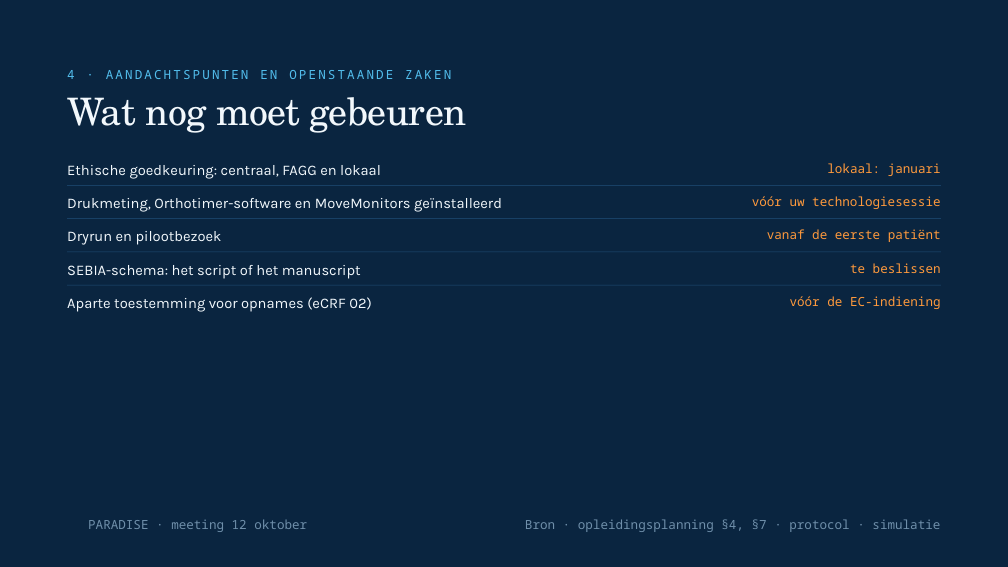
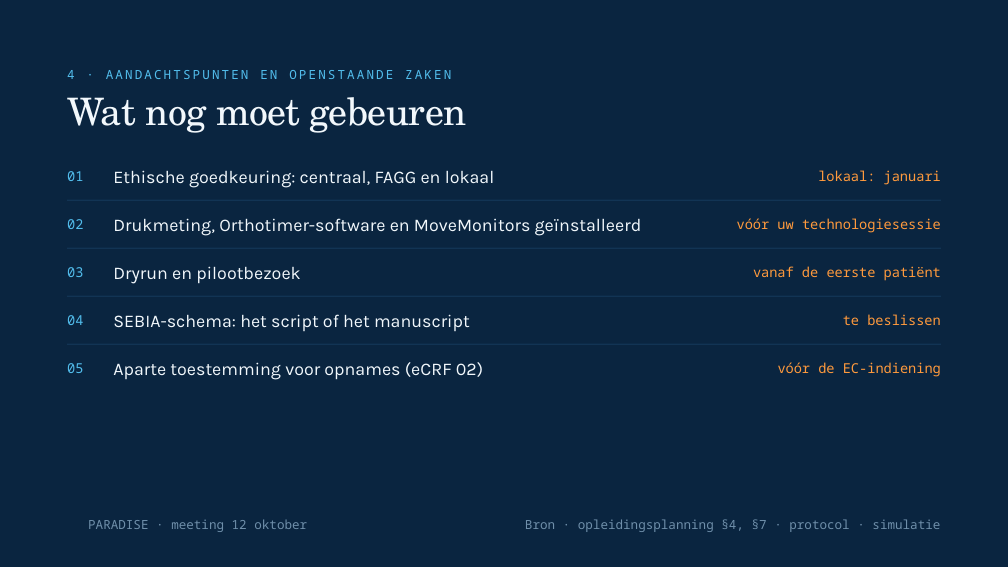
Before and after one commit to Dellfs/paradise-project, a slide deck: slide 16 of PARADISE_presentatie/webdecks/PARADISE_voetklinieken_12okt.pptx. Drawn at 1008x567 pixels with LibreOffice and Linux fonts; fonts in the diff are those of the drawing; background and template pictures are left out. Boxes give left, top, right and bottom in pixels: in the first picture for what was removed or moved away, otherwise in the second. Text is boxed around its words. In the diff, an @@ line names an element or a change of style, - is before the commit and + after.

```diff
--- a/PARADISE_presentatie/webdecks/PARADISE_voetklinieken_12okt.pptx
+++ b/PARADISE_presentatie/webdecks/PARADISE_voetklinieken_12okt.pptx
@@ text added at bbox=[67, 171, 83, 181], 13 pt, text #52BDEC @@
+01
@@ text "Ethische goedkeuring: centraal, FAGG en ...": place and size @@
-text "Ethische goedkeuring: centraal, FAGG en ..." at bbox=[67, 165, 381, 179]
+text "Ethische goedkeuring: centraal, FAGG en ..." at bbox=[113, 170, 495, 188]
@@ text "lokaal: januari": place and size @@
-text "lokaal: januari" at bbox=[827, 163, 941, 176]
+text "lokaal: januari" at bbox=[818, 170, 941, 185]
@@ rectangle: place and size @@
-rectangle at bbox=[67, 185, 941, 186]
+rectangle at bbox=[67, 200, 941, 200]
@@ text added at bbox=[67, 219, 83, 229], 13 pt, text #52BDEC @@
+02
@@ text "Drukmeting, Orthotimer-software en MoveMonitors geïnstalleer ...": place and size @@
-text "Drukmeting, Orthotimer-software en MoveMonitors geïnstalleer ..." at bbox=[67, 198, 502, 212]
+text "Drukmeting, Orthotimer-software en MoveMonitors geïnstalleer ..." at bbox=[113, 218, 642, 236]
@@ text "vóór uw technologiesessie": place and size @@
-text "vóór uw technologiesessie" at bbox=[752, 196, 940, 209]
+text "vóór uw technologiesessie" at bbox=[737, 218, 941, 233]
@@ rectangle: place and size @@
-rectangle at bbox=[67, 252, 941, 253]
+rectangle at bbox=[67, 248, 941, 249]
@@ text added at bbox=[67, 267, 83, 277], 13 pt, text #52BDEC @@
+03
@@ text "Dryrun en pilootbezoek": place and size @@
-text "Dryrun en pilootbezoek" at bbox=[67, 231, 222, 245]
+text "Dryrun en pilootbezoek" at bbox=[113, 266, 300, 284]
@@ text "vanaf de eerste patiënt": place and size @@
-text "vanaf de eerste patiënt" at bbox=[767, 229, 941, 242]
+text "vanaf de eerste patiënt" at bbox=[753, 266, 941, 281]
@@ rectangle: place and size @@
-rectangle at bbox=[67, 285, 941, 286]
+rectangle at bbox=[67, 296, 941, 296]
@@ text added at bbox=[67, 315, 83, 325], 13 pt, text #52BDEC @@
+04
@@ text "SEBIA-schema: het script of het ...": place and size @@
-text "SEBIA-schema: het script of het ..." at bbox=[67, 265, 361, 279]
+text "SEBIA-schema: het script of het ..." at bbox=[113, 314, 470, 331]
@@ text "te beslissen": place and size @@
-text "te beslissen" at bbox=[850, 263, 941, 273]
+text "te beslissen" at bbox=[843, 314, 941, 325]
@@ rectangle: place and size @@
-rectangle at bbox=[67, 219, 941, 219]
+rectangle at bbox=[67, 344, 941, 345]
@@ size 14 to 17 pt; line spacing 18.2pt to 21.2pt in 5 elements at bbox=[113, 170, 495, 188], bbox=[113, 218, 642, 236], bbox=[113, 266, 300, 284], bbox=[113, 314, 470, 331], bbox=[113, 362, 483, 380] @@
@@ text "Aparte toestemming voor opnames (eCRF ...": place and size @@
-text "Aparte toestemming voor opnames (eCRF ..." at bbox=[67, 297, 371, 312]
+text "Aparte toestemming voor opnames (eCRF ..." at bbox=[113, 362, 483, 380]
@@ text added at bbox=[67, 363, 83, 373], 13 pt, text #52BDEC @@
+05
@@ size 12 to 13 pt in 5 elements at bbox=[818, 170, 941, 185], bbox=[737, 218, 941, 233], bbox=[753, 266, 941, 281], bbox=[843, 314, 941, 325], bbox=[778, 362, 941, 377] @@
@@ text "vóór de EC-indiening": place and size @@
-text "vóór de EC-indiening" at bbox=[790, 296, 941, 309]
+text "vóór de EC-indiening" at bbox=[778, 362, 941, 377]
```
Also in this commit, not shown: 10 other slides changed.
